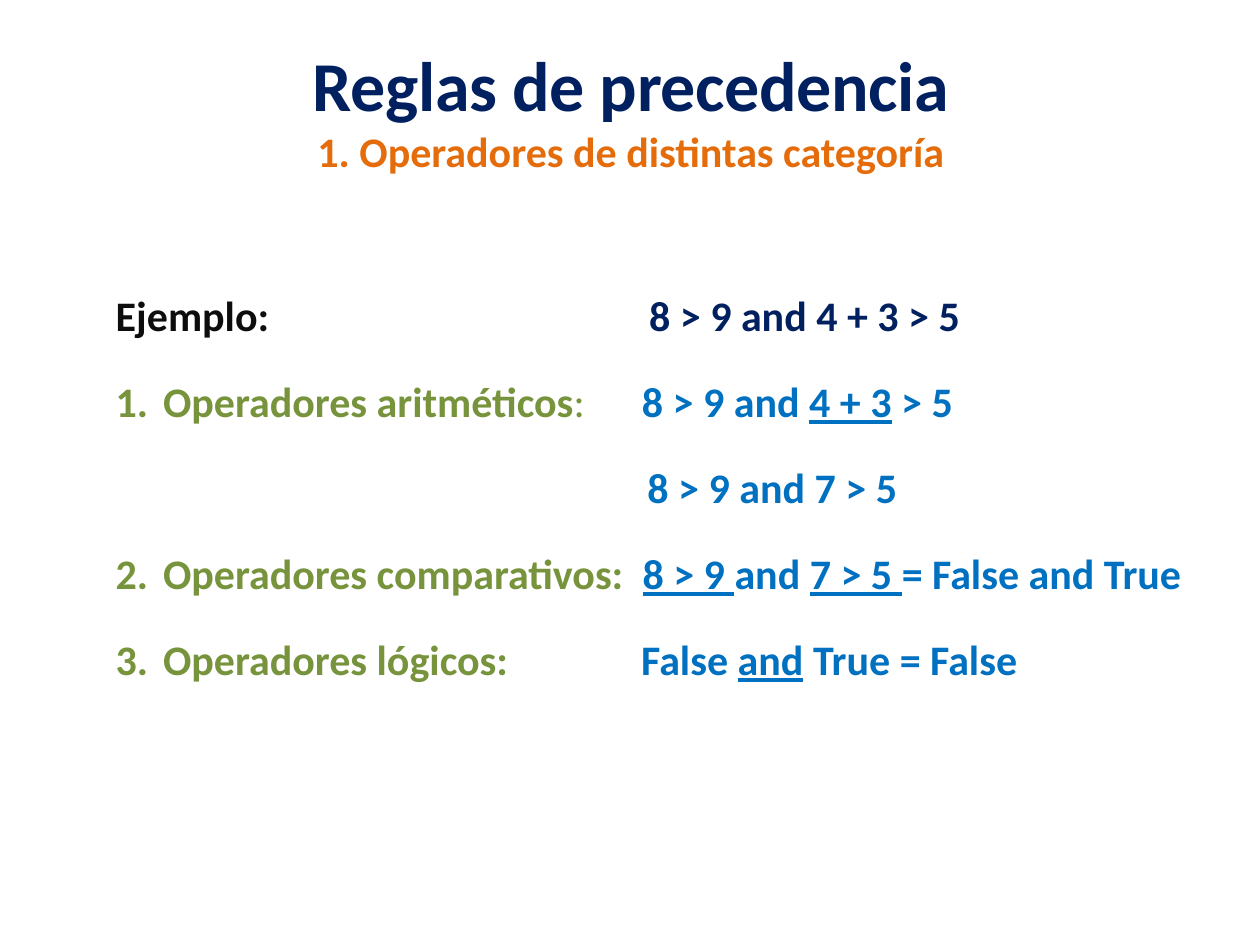
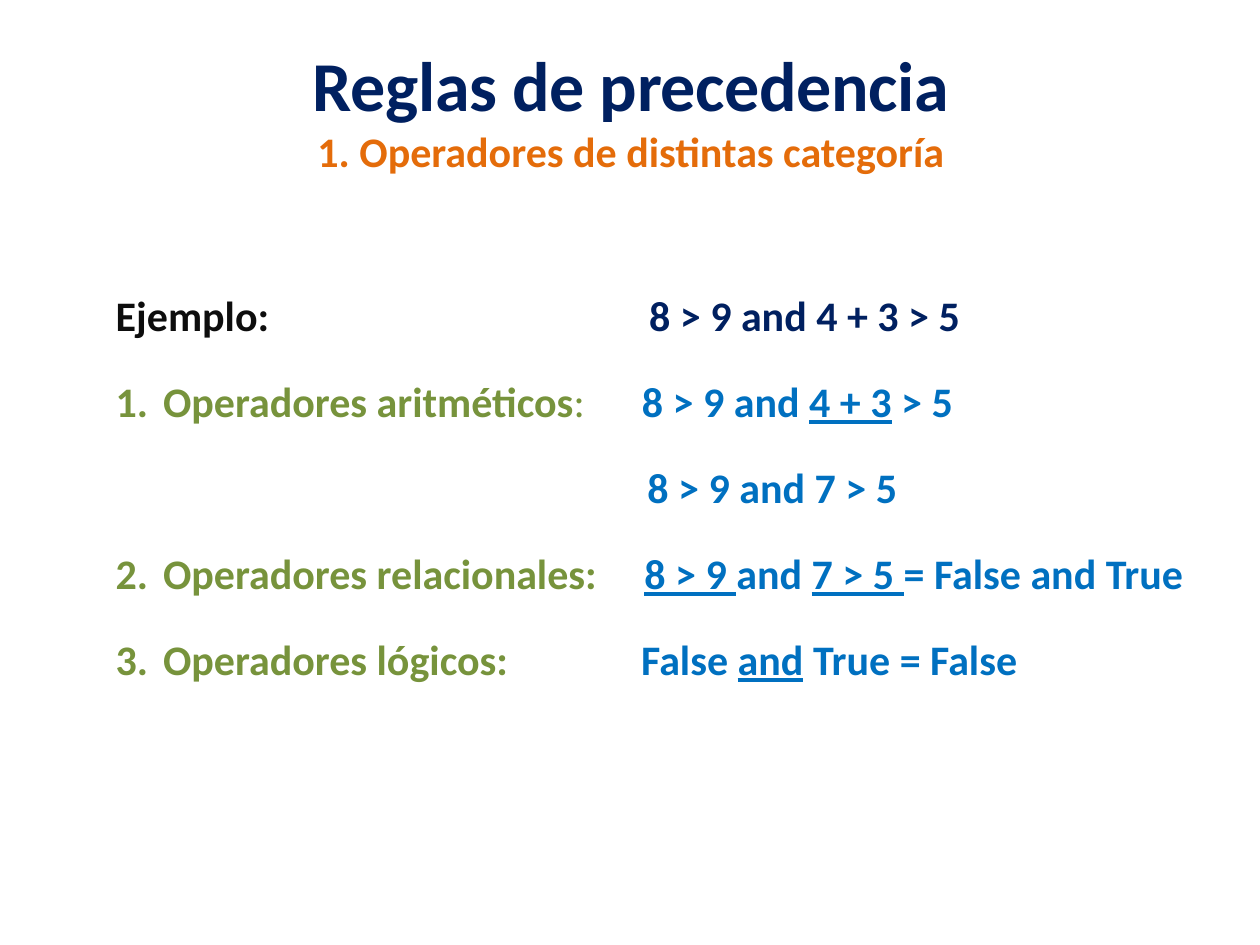
Before and after one commit to lizetheP/Tecnologias, a slide deck: slide 13 of Calendario/Presentaciones/4_Jerarquia.pptx. Drawn at 1260x945 pixels with LibreOffice and Linux fonts; fonts in the diff are those of the drawing. Boxes give left, top, right and bottom in pixels: in the first picture for what was removed or moved away, otherwise in the second. Text is boxed around its words. In the diff, an @@ line names an element or a change of style, - is before the commit and + after.

```diff
--- a/Calendario/Presentaciones/4_Jerarquia.pptx
+++ b/Calendario/Presentaciones/4_Jerarquia.pptx
@@ text at (x1=163, y1=559, x2=1183, y2=596): text changed @@
-2. Operadores comparativos: 8 > 9 and 7 > 5 = False and True
+2. Operadores relacionales: 8 > 9 and 7 > 5 = False and True
```
Also in this commit, not shown: 2 other slides changed, 1 other file.
